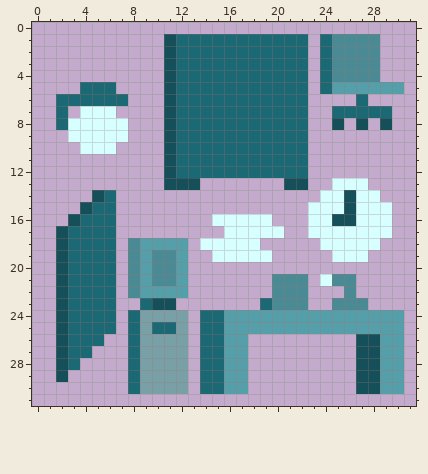
Two versions of one pixel-art sprite, Assets/Art/Props/Props_Office_Flip.png. The picture above is the old version.
The file is 32x32 pixels. Pixels under 10% opacity are left out. Colours within 5 levels of each other are drawn and written as one.
New version:
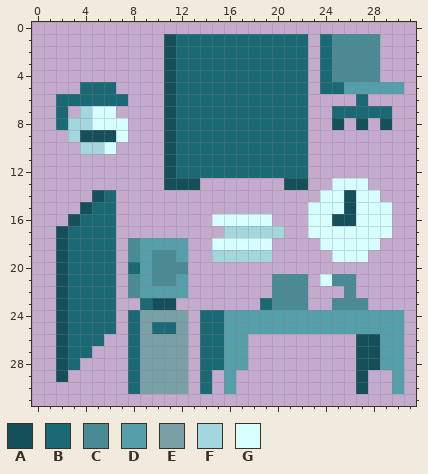
Palette (. is transparent): A #15505a  B #1c6976  C #4a8a95  D #559fab  E #79a0a6  F #a4d6dd  G #d7ffff
Change:
y 5: x 25 D -> B
y 7: x 4 G -> F
y 8: x 3..4 GG -> FF
y 9: x 3..6 GGGG -> FAAA
y 10: x 4..5 GG -> FF
y 17: x 16..20 GGGGG -> FFFFF
y 18: x 14 G -> .; x 19 . -> G
y 19: x 15..19 GGGGG -> FFFFF
y 20: x 8 C -> B; x 12 D -> C
y 29..30: x 15 B -> .; x 17 D -> .; x 28..29 AD -> ..
Where, in picture pixels (left, top, right, bottom), the same in both pictures:
changed: (332, 82, 344, 94)
changed: (68, 106, 116, 154)
changed: (176, 226, 284, 274)
changed: (128, 262, 140, 274)
erased: (212, 370, 248, 394)
erased: (368, 370, 392, 394)
